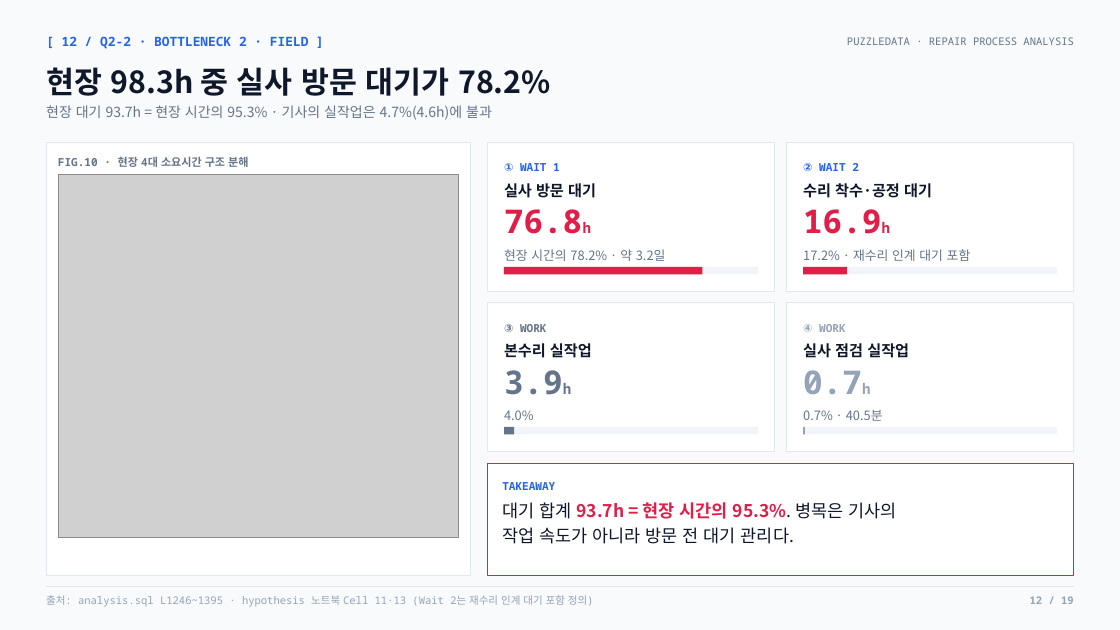
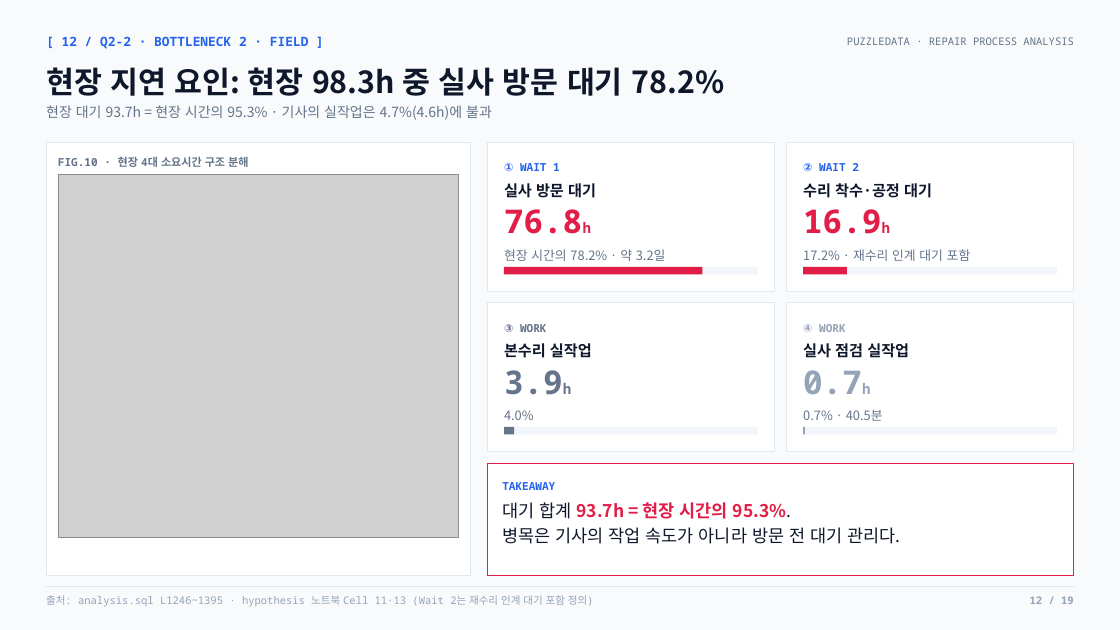
Before and after one commit to nus1245/puzzle_data, a slide deck: slide 12 of outputs/pptx/puzzledata_repair_report.pptx. Drawn at 1120x630 pixels with LibreOffice and Linux fonts; fonts in the diff are those of the drawing; grey boxes stand for pictures. Boxes give left, top, right and bottom in pixels: in the first picture for what was removed or moved away, otherwise in the second. Text is boxed around its words. In the diff, an @@ line names an element or a change of style, - is before the commit and + after.

```diff
--- a/outputs/pptx/puzzledata_repair_report.pptx
+++ b/outputs/pptx/puzzledata_repair_report.pptx
@@ text at [46,67,725,96]: text changed @@
-현장 98.3h 중 실사 방문 대기가 78.2%
+현장 지연 요인: 현장 98.3h 중 실사 방문 대기 78.2%
@@ text at [502,502,900,544]: text changed @@
-대기 합계 93.7h = 현장 시간의 95.3%. 병목은 기사의
-작업 속도가 아니라 방문 전 대기 관리다.
+대기 합계 93.7h = 현장 시간의 95.3%.
+병목은 기사의 작업 속도가 아니라 방문 전 대기 관리다.
```
Also in this commit, not shown: 2 other files.
